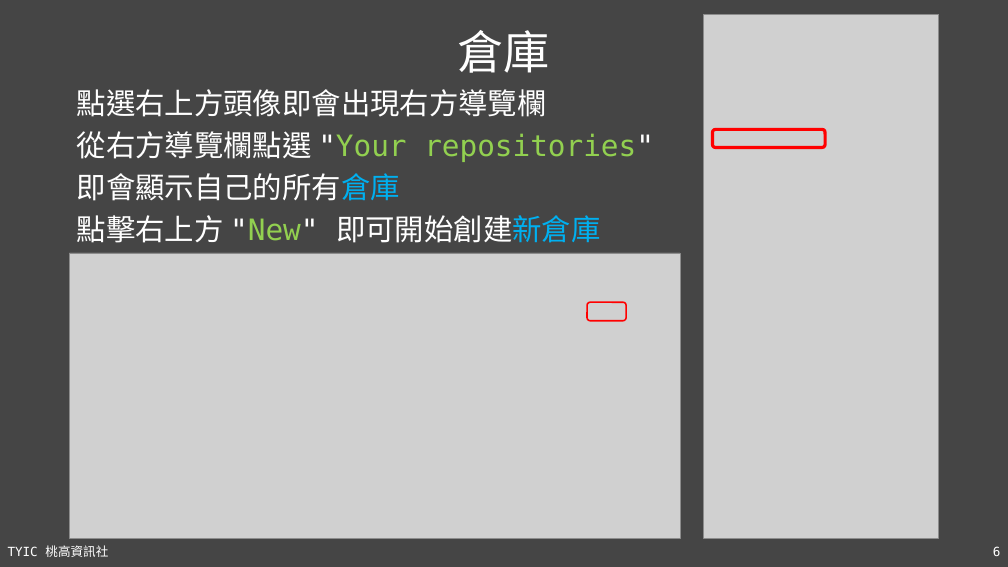
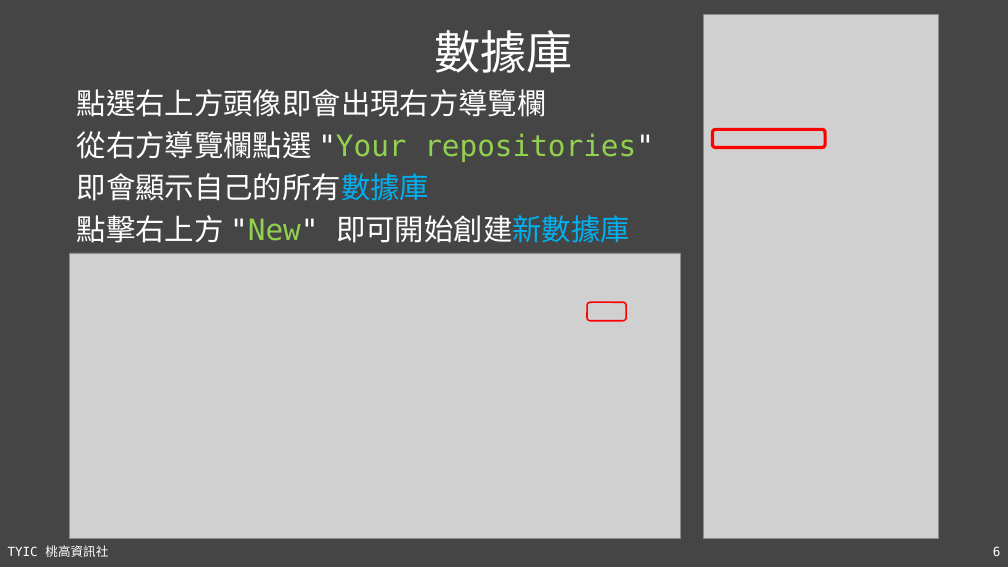
Before and after one commit to TYSHIC/slides, a slide deck: slide 6 of ppt/16_Git 與 Github.pptx. Drawn at 1008x567 pixels with LibreOffice and Linux fonts; fonts in the diff are those of the drawing; grey boxes stand for pictures. Boxes give left, top, right and bottom in pixels: in the first picture for what was removed or moved away, otherwise in the second. Text is boxed around its words. In the diff, an @@ line names an element or a change of style, - is before the commit and + after.

```diff
--- a/ppt/16_Git 與 Github.pptx
+++ b/ppt/16_Git 與 Github.pptx
@@ title at (435,30,574,73): text changed @@
-倉庫
+數據庫
@@ text at (77,173,630,243): text changed @@
-即會顯示自己的所有倉庫
-點擊右上方 "New" 即可開始創建新倉庫
+即會顯示自己的所有數據庫
+點擊右上方 "New" 即可開始創建新數據庫
```
Also in this commit, not shown: 11 other slides changed, 20 slides added, 5 other files.
